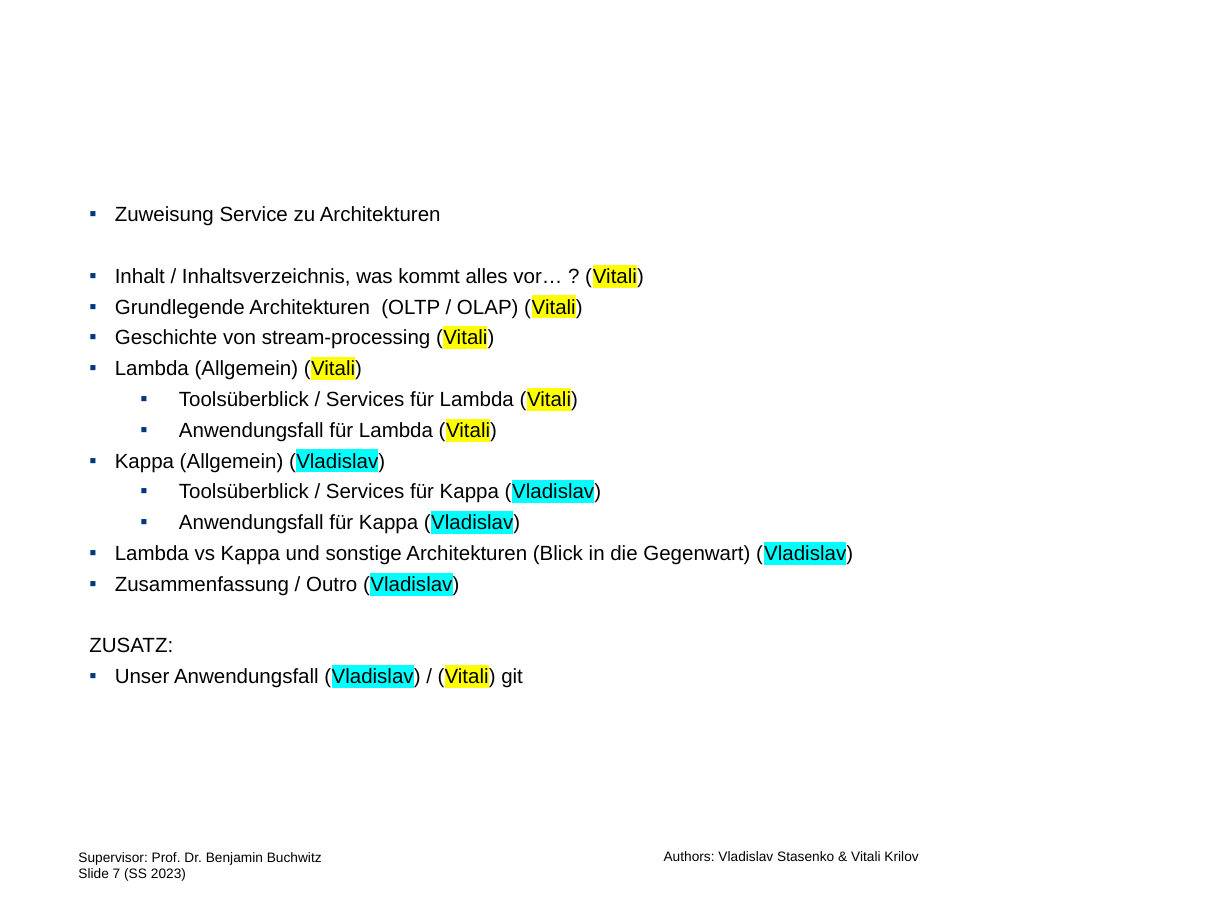
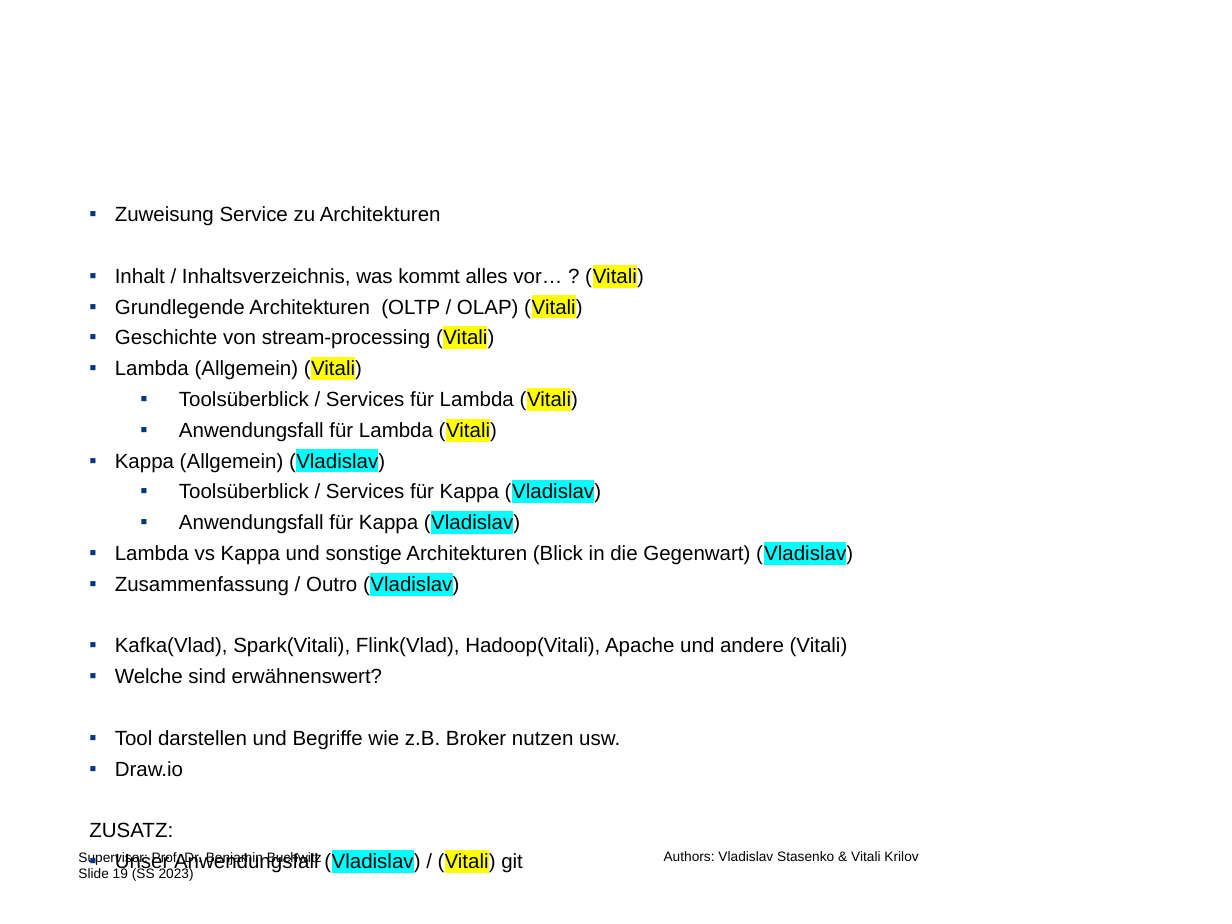
Before and after one commit to vladislabv/stream-processing, a slide deck: slide 19 of content/presentation/Vitali-Presentation-Stream-Processing.pptx (slide 7 before the commit). Drawn at 1232x924 pixels with LibreOffice and Linux fonts; fonts in the diff are those of the drawing; background and template pictures are left out. Boxes give left, top, right and bottom in pixels: in the first picture for what was removed or moved away, otherwise in the second. Text is boxed around its words. In the diff, an @@ line names an element or a change of style, - is before the commit and + after.

```diff
--- a/content/presentation/Vitali-Presentation-Stream-Processing.pptx
+++ b/content/presentation/Vitali-Presentation-Stream-Processing.pptx
@@ text at (115,637,848,777): paragraphs added @@
+▪ Kafka(Vlad), Spark(Vitali), Flink(Vlad), Hadoop(Vitali), Apache und andere (Vitali)
+▪ Welche sind erwähnenswert?
+▪ Tool darstellen und Begriffe wie z.B. Broker nutzen usw.
+▪ Draw.io
@@ text at (78,851,322,881): text changed @@
-Supervisor: Prof. Dr. Benjamin Buchwitz
-Slide 7 (SS 2023)
+Supervisor: Prof. Dr. Benjamin Buchwitz
+Slide 19 (SS 2023)
```
Also in this commit, not shown: 3 other slides changed, 12 slides added, 7 other files.
